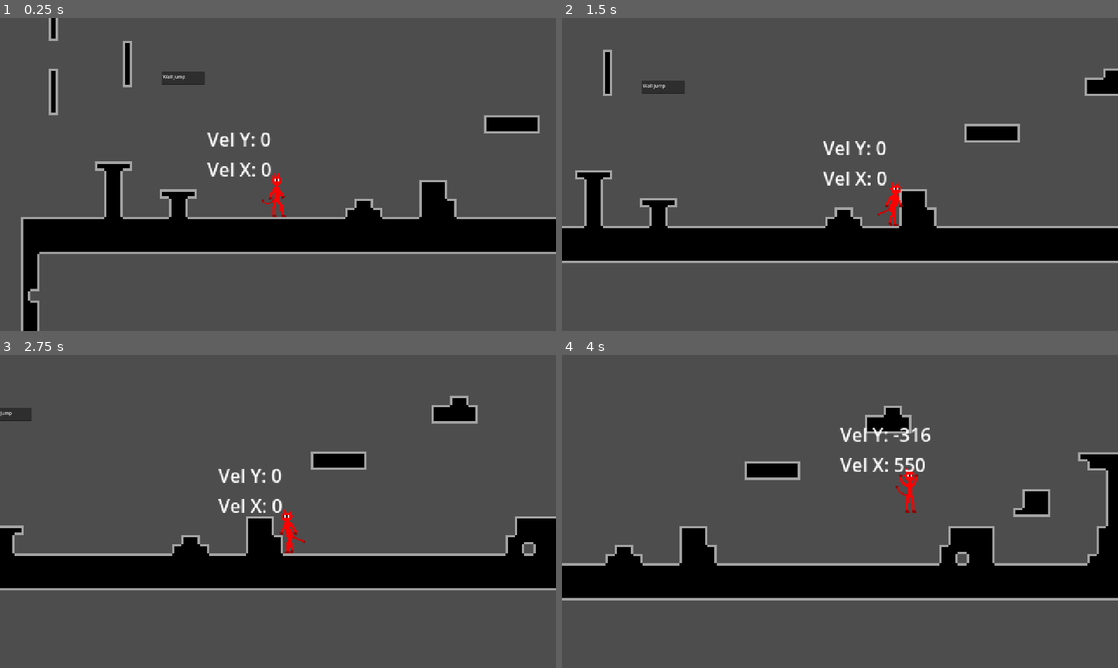
Above: before the commit, frames 1-4 (two rows, left to right).
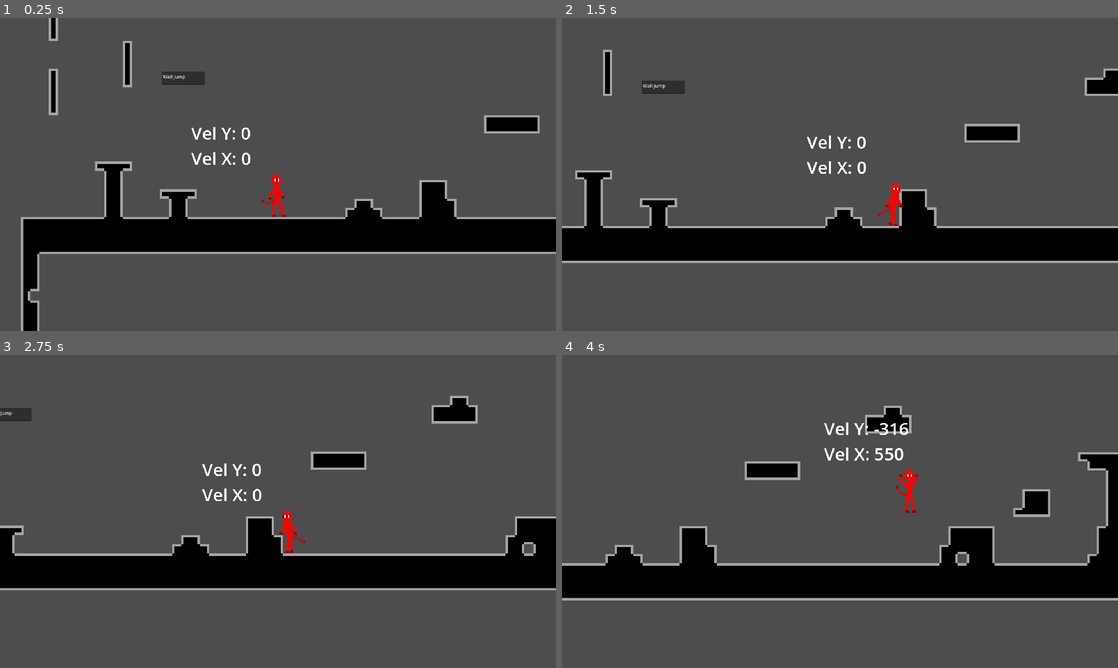
Above: after the commit, the same moments.

Repository: DecotDev/project-movement
Game: Godot game, scene res://Scences/world.tscn
Same seed, same stepped clock (60 frames per second), same inputs: the game is played once before the commit and once after it.
Inputs:
- Up to frame 1 (0.25 s): no input
- Up to frame 2 (1.5 s): hold D (Right) from 0.53 s (still down); tap W (Up) at 0.77 s
- Up to frame 3 (2.75 s): tap W (Up) at 1.52 s; release D (Right) at 2.03 s; hold A (Left) from 2.03 s (still down)
- Up to frame 4 (4 s): release A (Left) at 2.78 s; hold D (Right) from 2.78 s (still down); tap W (Up) at 3.02, 3.77 s

The runs differ from the first frame. In frame 1, 0.7% of the frame differs, in the area x 34-49%, y 34-51%; in frame 2, 0.7%; in frame 3, 0.7%; in frame 4, 1.0%, in the area x 47-67%, y 21-38%.

Commit message:
Wall Slide / Jump 1.0
Finally a working wall slide and wall jump functionalities

Diff:
--- a/Scences/slim_demon.tscn
+++ b/Scences/slim_demon.tscn
@@ -162,10 +162,12 @@
 
 [node name="VelocityLabel" type="Label" parent="."]
 unique_name_in_owner = true
-offset_left = -61.25
-offset_top = -79.5
-offset_right = -32.25
-offset_bottom = -56.5
+offset_left = -75.0
+offset_top = -83.25
+offset_right = -46.0
+offset_bottom = -19.25
+scale = Vector2(0.325, 0.325)
+theme_override_font_sizes/font_size = 46
 
 [connection signal="timeout" from="JumpBufferTimer" to="." method="_on_jump_buffer_timer_timeout"]
 [connection signal="timeout" from="CoyoteJumpTimer" to="." method="_on_coyote_jump_timer_timeout"]
--- a/Scripts/slim_demon.gd
+++ b/Scripts/slim_demon.gd
@@ -134,9 +134,17 @@
 	return is_on_wall_slide() and !is_on_floor() and (velocity.y > 200)"""
 func can_wall_slide_left():
 	#return is_on_wall() and !is_on_floor() and (velocity.y > 200)
+	if velocity.y < -400:
+		#%AnimatedSprite2D.flip_h = true
+		%AnimatedSprite2D.play("Falling")
+		return false
 	return is_on_wall_slide_left() and !is_on_floor() and (velocity.y > 200)
 func can_wall_slide_right():
 	#return is_on_wall() and !is_on_floor() and (velocity.y > 200)
+	if velocity.y < -400:
+		#%AnimatedSprite2D.flip_h = true
+		%AnimatedSprite2D.play("Falling")
+		return false
 	return is_on_wall_slide_right() and !is_on_floor() and (velocity.y > 200)
 
 """func is_on_wall_slide():
